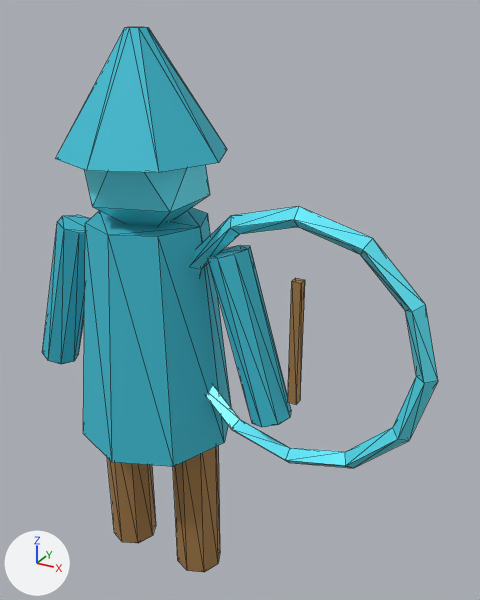
The glTF model assets/models/hero_storm_savant.glb, before and after one commit.
One viewpoint serves both versions: a 50 mm lens placed at (1.46, -1.94, 2.29), pointed at (0.33, 0.11, 1.26). Arrows for +X, +Y and +Z are at lower left; the lights stay in place. The first picture is the older version. Mesh edges are drawn as thin lines.

The first picture shows 'hero_storm_savant'.
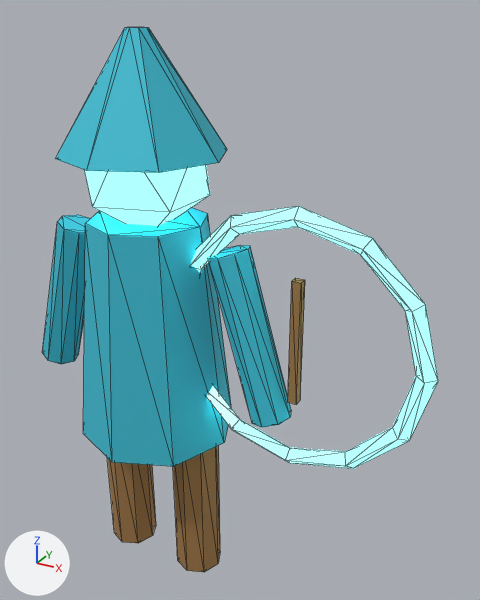
Where the change shows, as pixel boxes (x1, y1, x2, y2) in the pictures (480 x 600 px):
'hero_storm_savant', recoloured, surface changed (lighter)
    both: (57, 162, 438, 468)

Edits to the bpy script that builds the scene:
```text
Change mat_storm_crystal:
    add mat_storm_crystal.emission_strength = 2.2
    add mat_storm_crystal.emission_color = (0.184, 1.0, 1.0)  # cyan #77ffff
```
